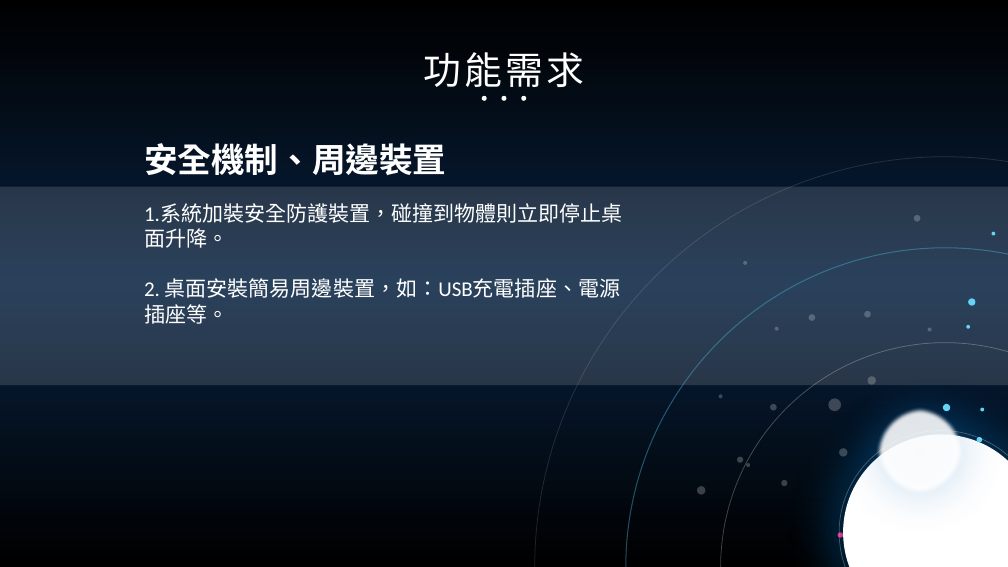
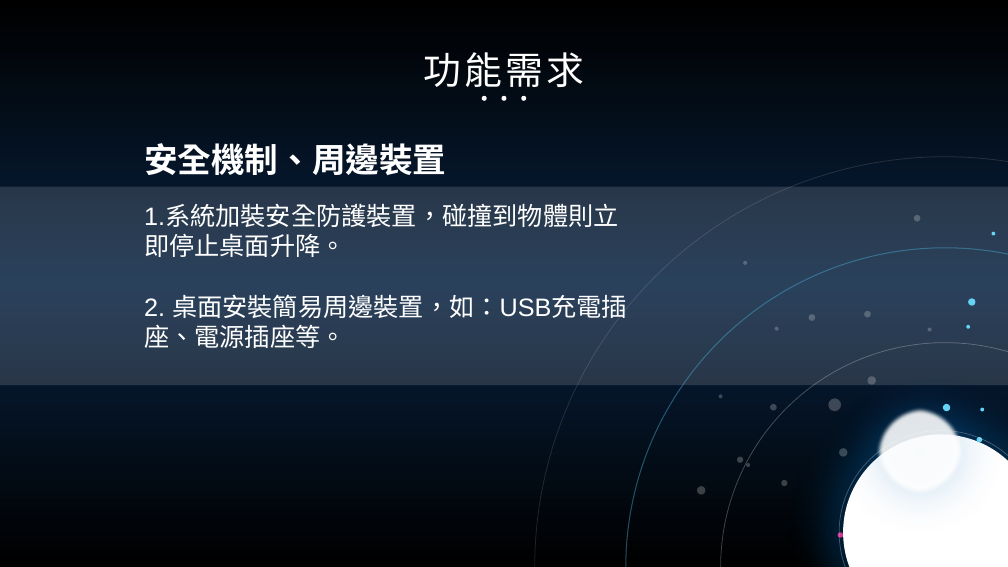
Before and after one commit to js20135987/108_SE_Team3, a slide deck: slide 10 of 第三組範例PPT_2019_10_23.pptx. Drawn at 1008x567 pixels with LibreOffice and Linux fonts; fonts in the diff are those of the drawing. Boxes give left, top, right and bottom in pixels: in the first picture for what was removed or moved away, otherwise in the second. Text is boxed around its words. In the diff, an @@ line names an element or a change of style, - is before the commit and + after.

```diff
--- a/第三組範例PPT_2019_10_23.pptx
+++ b/第三組範例PPT_2019_10_23.pptx
@@ text "1.系統加裝安全防護裝置，碰撞到物體則立即停止桌面升降。" at (144,205,627,348): size 20 to 24 pt, font Calibri to Arial @@
```
Also in this commit, not shown: 9 other slides changed, 1 slide added.
